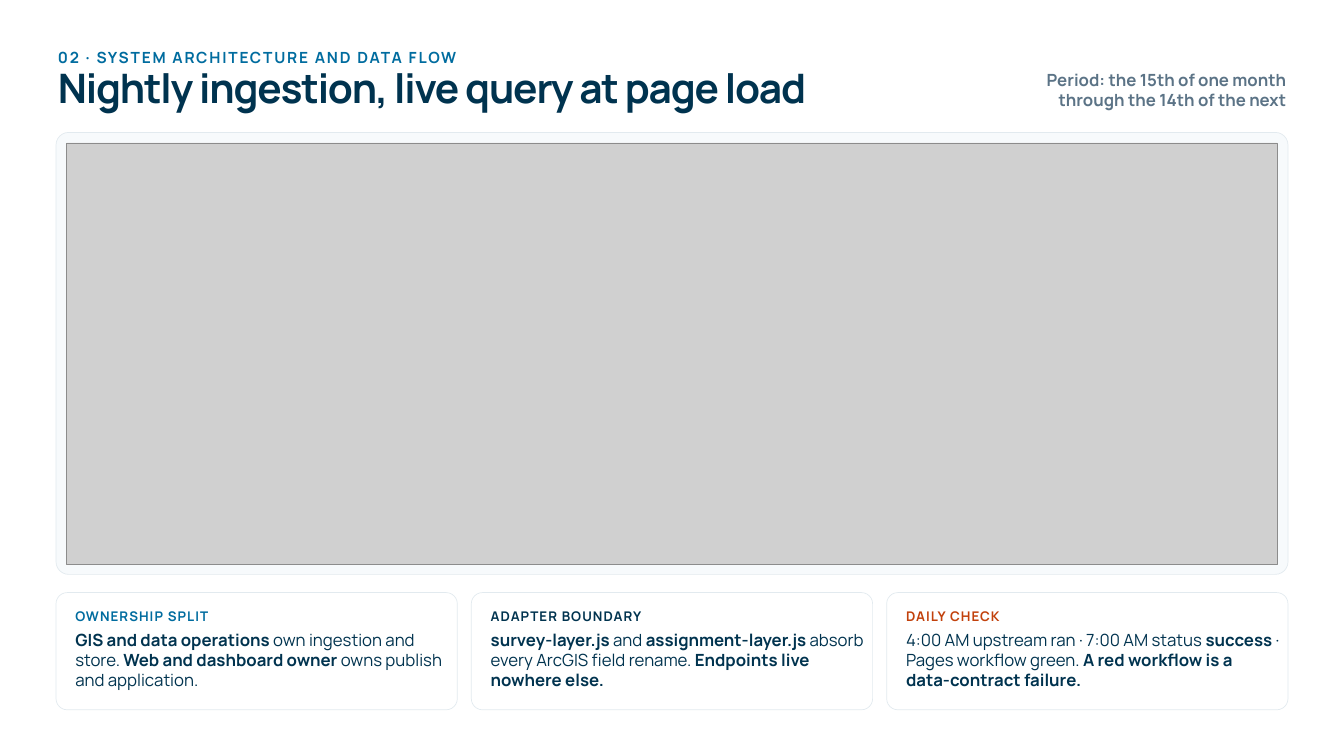
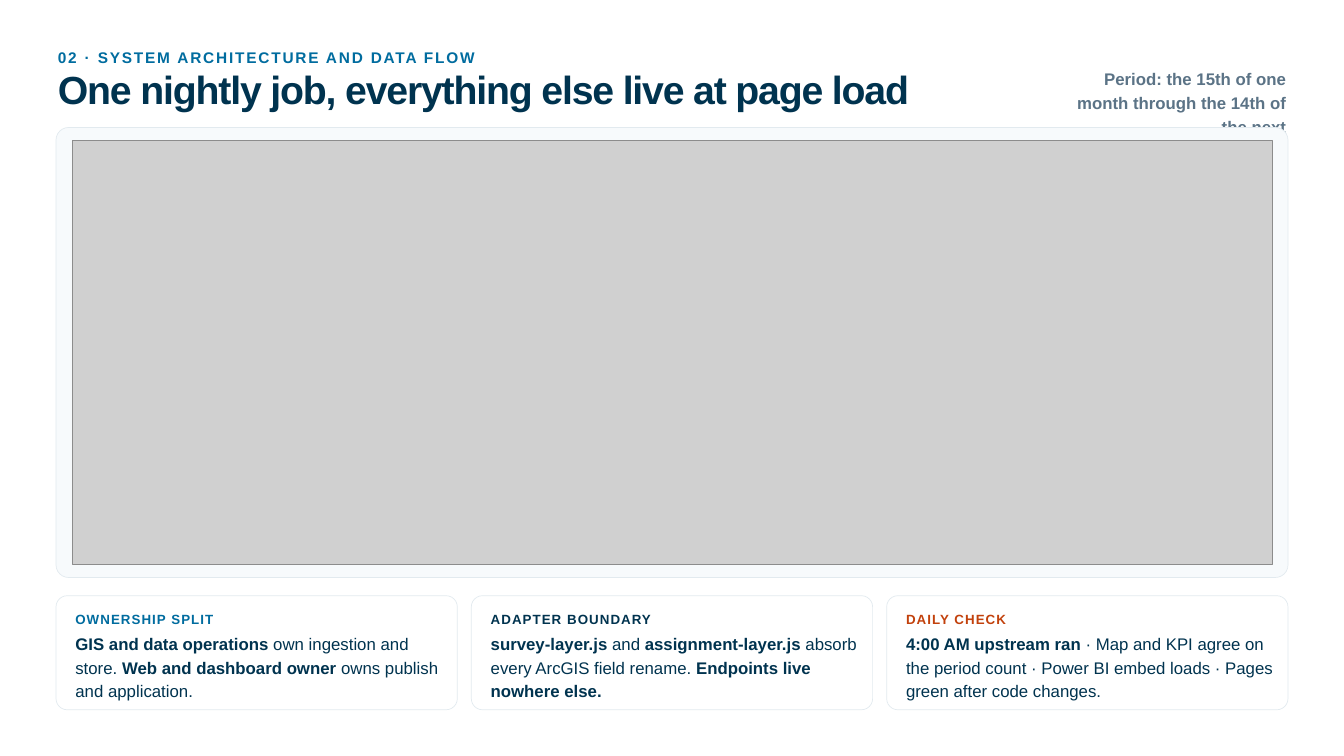
Before and after one commit to rutomo-ura/land-care-assurance, a slide deck: slide 3 of handover/03-presentation.pptx. Drawn at 1344x756 pixels with LibreOffice and Linux fonts; fonts in the diff are those of the drawing; grey boxes stand for pictures. Boxes give left, top, right and bottom in pixels: in the first picture for what was removed or moved away, otherwise in the second. Text is boxed around its words. In the diff, an @@ line names an element or a change of style, - is before the commit and + after.

```diff
--- a/handover/03-presentation.pptx
+++ b/handover/03-presentation.pptx
@@ font Manrope to Arial in 4 elements at <box>75,614,213,624</box>, <box>491,614,651,624</box>, <box>906,614,1006,624</box>, <box>56,46,919,67</box> @@
@@ text at <box>58,75,909,112</box>: text changed; size 43.5 to 42 pt; font Manrope to Arial @@
-Nightly ingestion, live query at page load
+One nightly job, everything else live at page load
@@ text "Period: the 15th of one ...": place and size @@
-text "Period: the 15th of one ..." at <box>1047,73,1286,110</box>
+text "Period: the 15th of one ..." at <box>1077,73,1287,132</box>
@@ text "Period: the 15th of one ..." at <box>1077,73,1287,132</box>: font Manrope to Arial; line spacing 1 to 1.18 @@
@@ rounded rectangle: place and size @@
-rounded rectangle at <box>56,132,1288,575</box>
+rounded rectangle at <box>56,128,1288,578</box>
@@ picture: place and size @@
-picture at <box>67,143,1277,564</box>
+picture at <box>72,140,1271,564</box>
@@ proportions changed in 4 elements at <box>56,128,1288,578</box>, <box>56,595,457,710</box>, <box>471,595,872,710</box>, <box>886,595,1288,710</box> @@
@@ text "GIS and data operations own ..." at <box>75,637,438,701</box>: font Manrope to Arial; line spacing 0.99 to 1.17 @@
@@ text "survey-layer.js and assignment-layer.js absorb every ..." at <box>491,637,856,697</box>: font Manrope to Arial; line spacing 0.99 to 1.17 @@
@@ text at <box>906,637,1273,701</box>: text changed; font Manrope to Arial @@
-4:00 AM upstream ran · 7:00 AM status success · Pages workflow green. A red workflow is a data-contract failure.
+4:00 AM upstream ran · Map and KPI agree on the period count · Power BI embed loads · Pages green after code changes.
```
Also in this commit, not shown: 5 other slides changed, 2 slides added, 1 slide removed, 2 other files.
